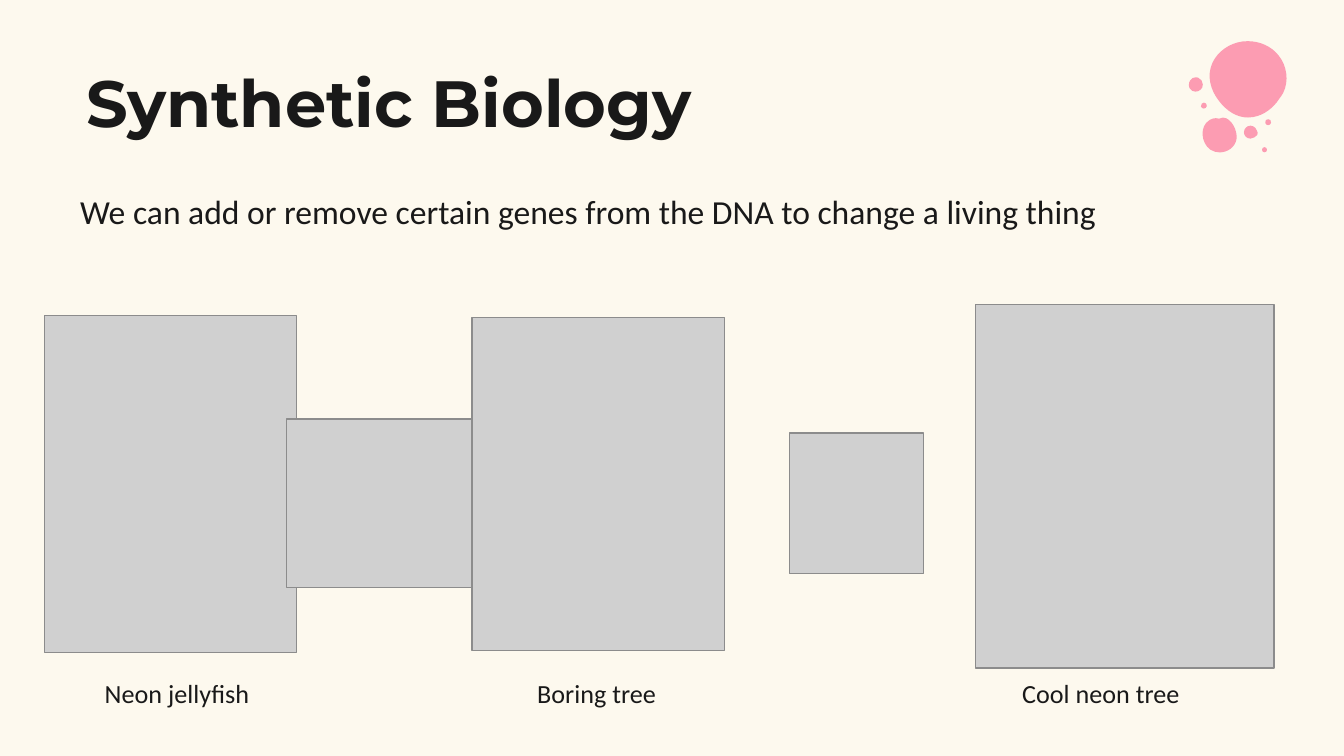
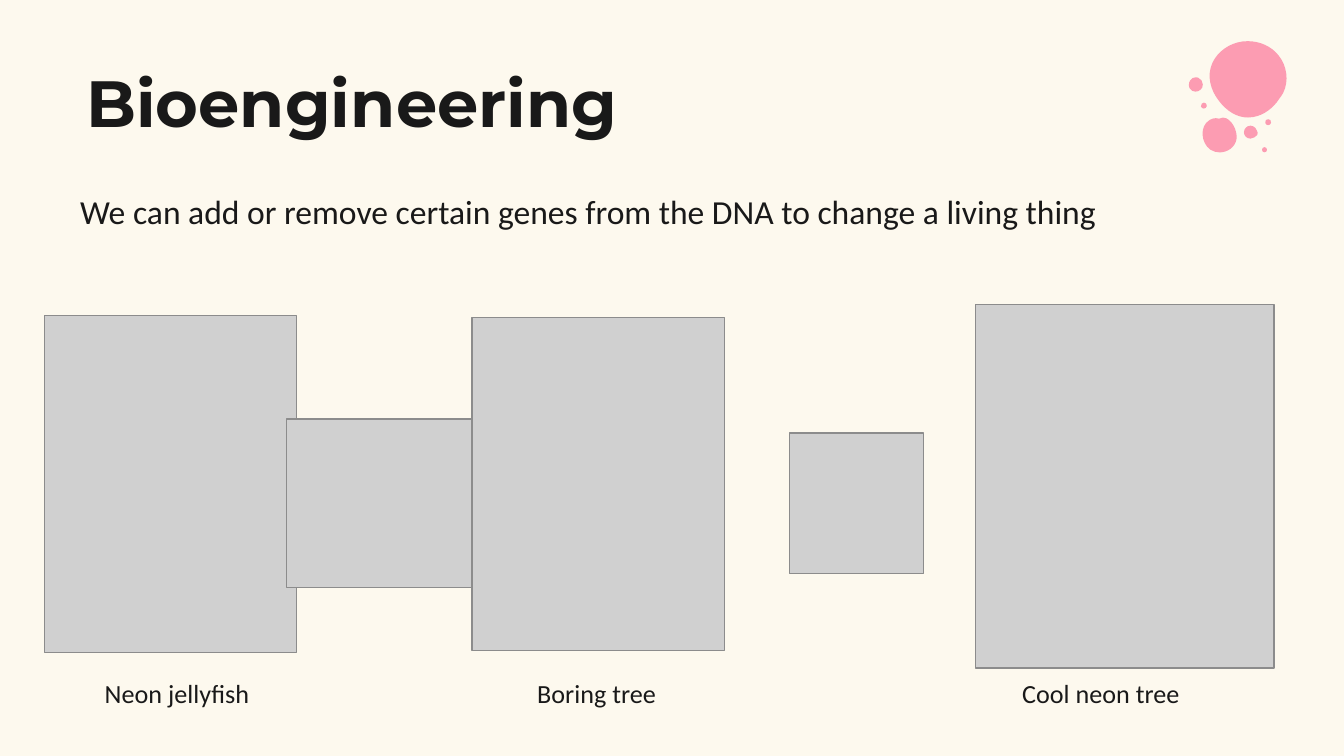
Before and after one commit to genehackers-education/genehackers-education.github.io, a slide deck: slide 10 of downloads/Lesson_5_Monster_Genetics.pptx. Drawn at 1344x756 pixels with LibreOffice and Linux fonts; fonts in the diff are those of the drawing; grey boxes stand for pictures. Boxes give left, top, right and bottom in pixels: in the first picture for what was removed or moved away, otherwise in the second. Text is boxed around its words. In the diff, an @@ line names an element or a change of style, - is before the commit and + after.

```diff
--- a/downloads/Lesson_5_Monster_Genetics.pptx
+++ b/downloads/Lesson_5_Monster_Genetics.pptx
@@ title at (86, 75, 617, 141): text changed @@
-Synthetic Biology
+Bioengineering
```
Also in this commit, not shown: 1 other slide changed, 28 other files.
